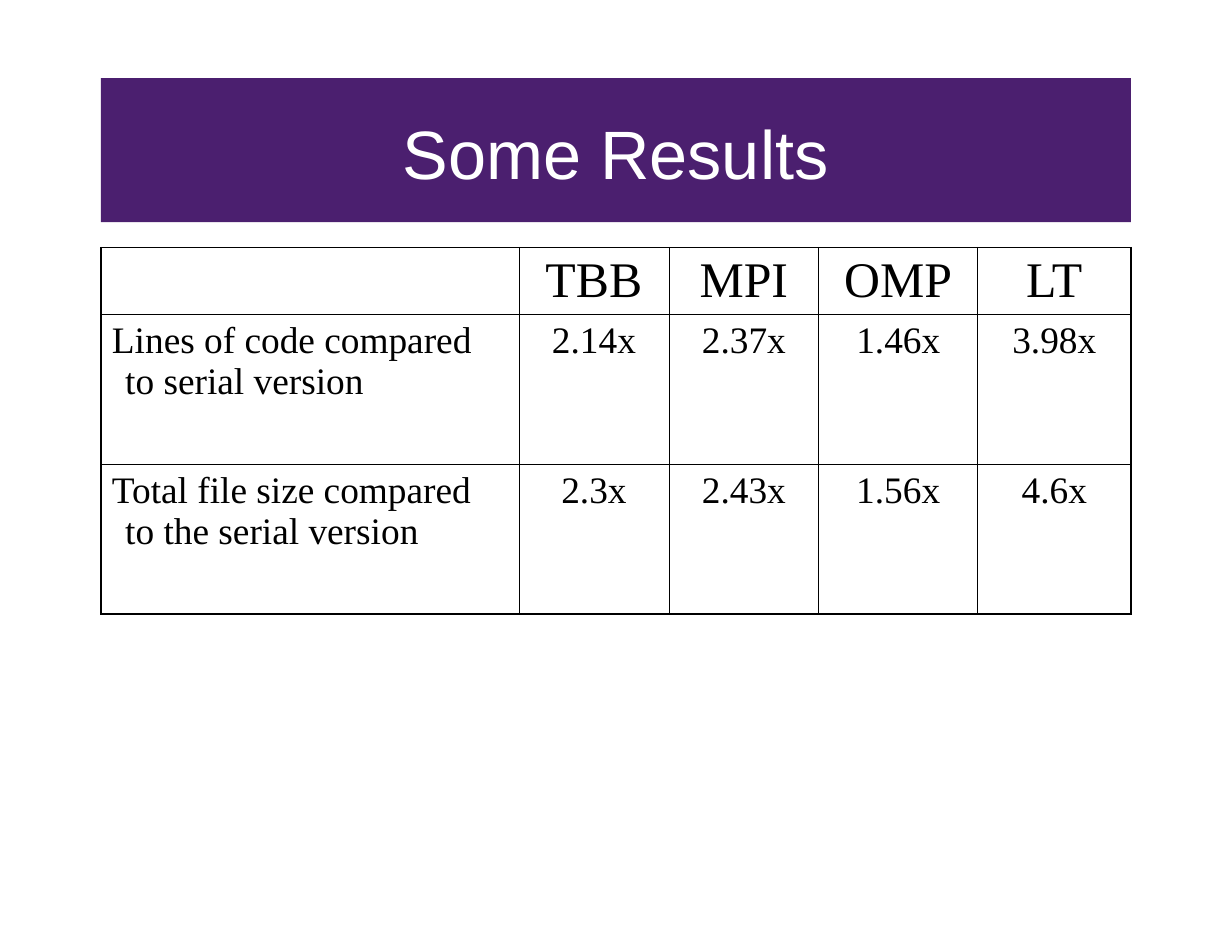
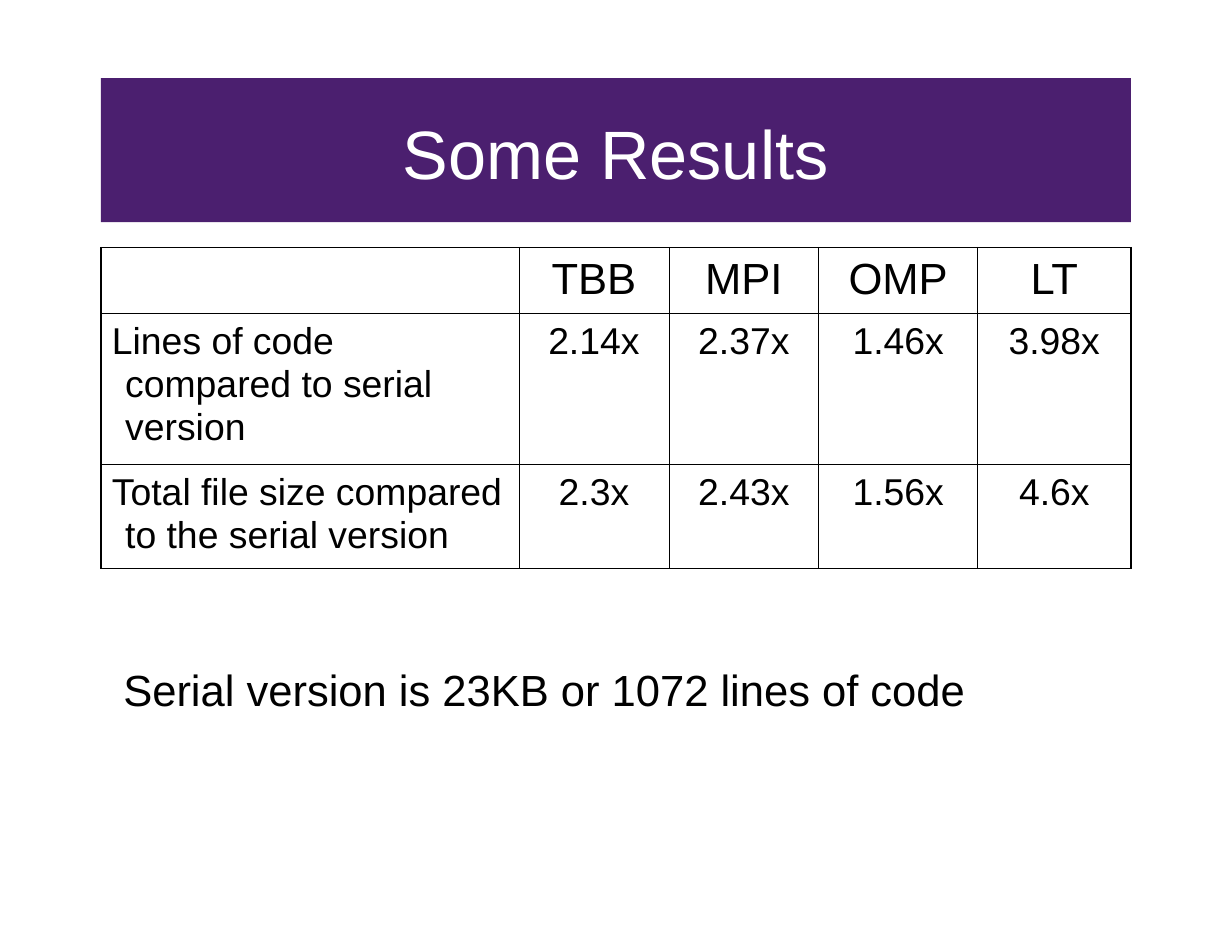
Before and after one commit to FractalDesigns/cowichan-1, a slide deck: slide 8 of presentation-july.ppt. Drawn at 1232x952 pixels with LibreOffice and Linux fonts; fonts in the diff are those of the drawing. Boxes give left, top, right and bottom in pixels: in the first picture for what was removed or moved away, otherwise in the second. Text is boxed around its words. In the diff, an @@ line names an element or a change of style, - is before the commit and + after.

```diff
--- a/presentation-july.ppt
+++ b/presentation-july.ppt
@@ table at <box>101,248,1131,568</box> @@
@@ size 32 to 28 pt in "TBB", "MPI", "OMP", "LT" @@
@@ font Times New Roman to Arial @@
@@ line spacing 1 to 1.04 @@
@@ more space between paragraphs @@
@@ text added at <box>123,674,964,707</box>, 28 pt, text #000000 @@
+Serial version is 23KB or 1072 lines of code
```
Also in this commit, not shown: 5 other slides changed.
